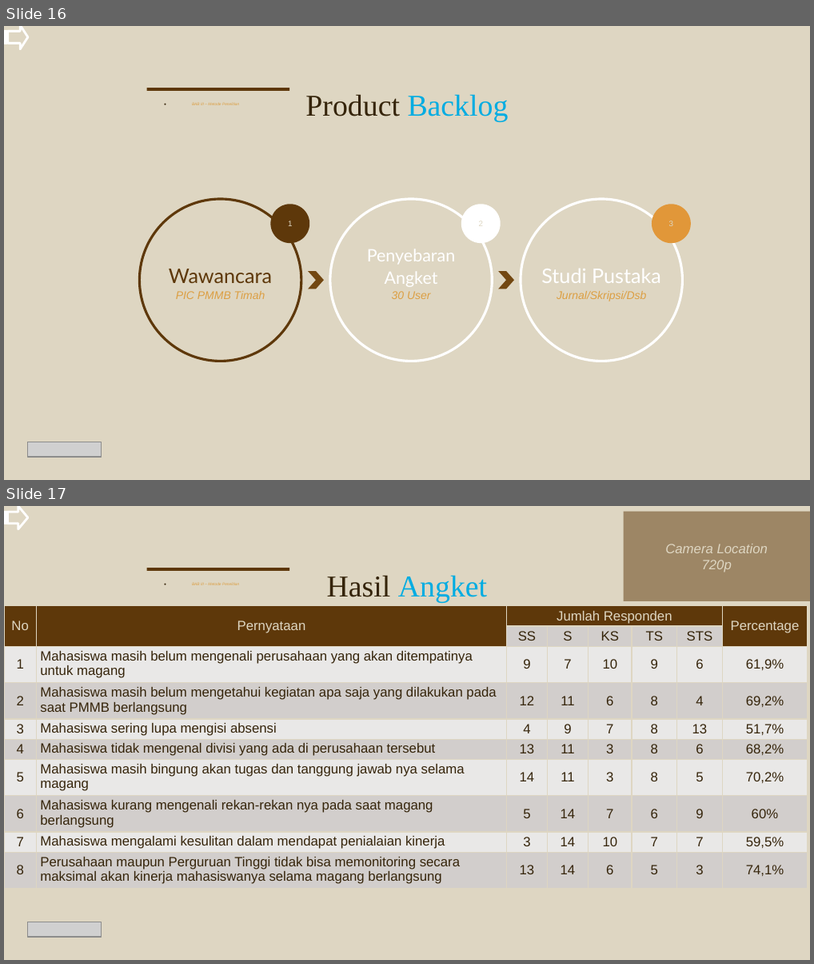
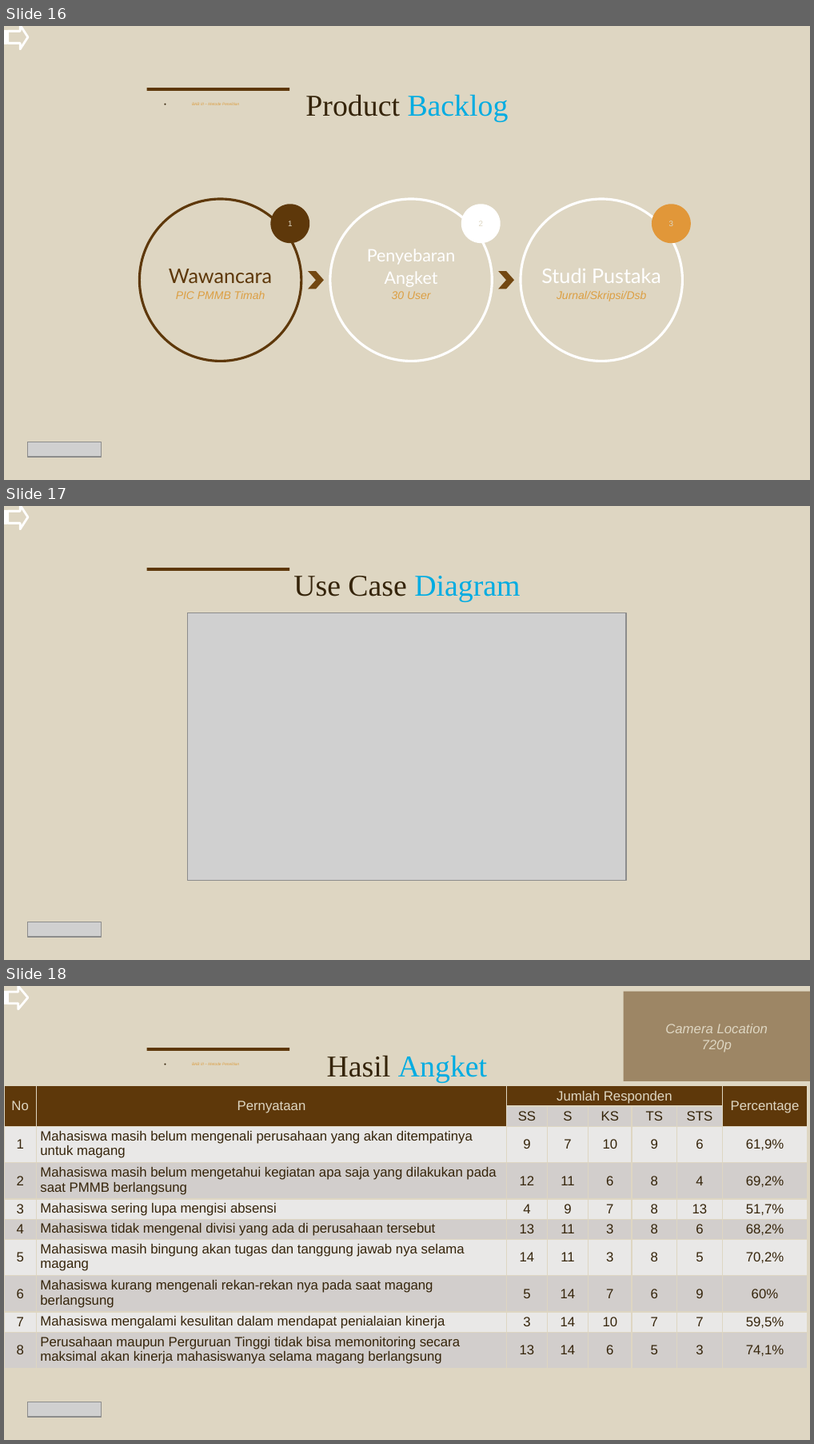
Before and after one commit to dyntarafamily/meh, a slide deck: S1-Informatics_Engineering/presentations/03-sidang-akhir/17111038 - Sidang Akhir.pptx. Shown one above the other, each under a label of ours: slides 16 and 17 before the commit, slides 16, 17 and 18 after it. The pictures are 814x964 and 814x1444 pixels, drawn with LibreOffice and Linux fonts; fonts in the diff are those of the drawing; grey boxes stand for pictures. Boxes give left, top, right and bottom in pixels: in the first picture for what was removed or moved away, otherwise in the second. Text is boxed around its words. In the diff, an @@ line names an element or a change of style, - is before the commit and + after.

```diff
--- a/S1-Informatics_Engineering/presentations/03-sidang-akhir/17111038 - Sidang Akhir.pptx
+++ b/S1-Informatics_Engineering/presentations/03-sidang-akhir/17111038 - Sidang Akhir.pptx
@@ slide 17 added at [4,506,810,960], background #DED6C2; not listed: 1 template element that a slide beside it also shows @@
@@ striped right arrow added at [4,506,28,529], fill #DED6C2, outline #FFFFFF 2 pt @@
@@ title added at [294,576,520,601], 27 pt, text #35240A @@
+Use Case Diagram
@@ picture added at [188,613,626,881] @@
@@ picture added at [28,922,102,936] @@
@@ what was slide 17 is now slide 18 @@
```
Also in this commit, not shown: 9 slides changed, 11 other files.
